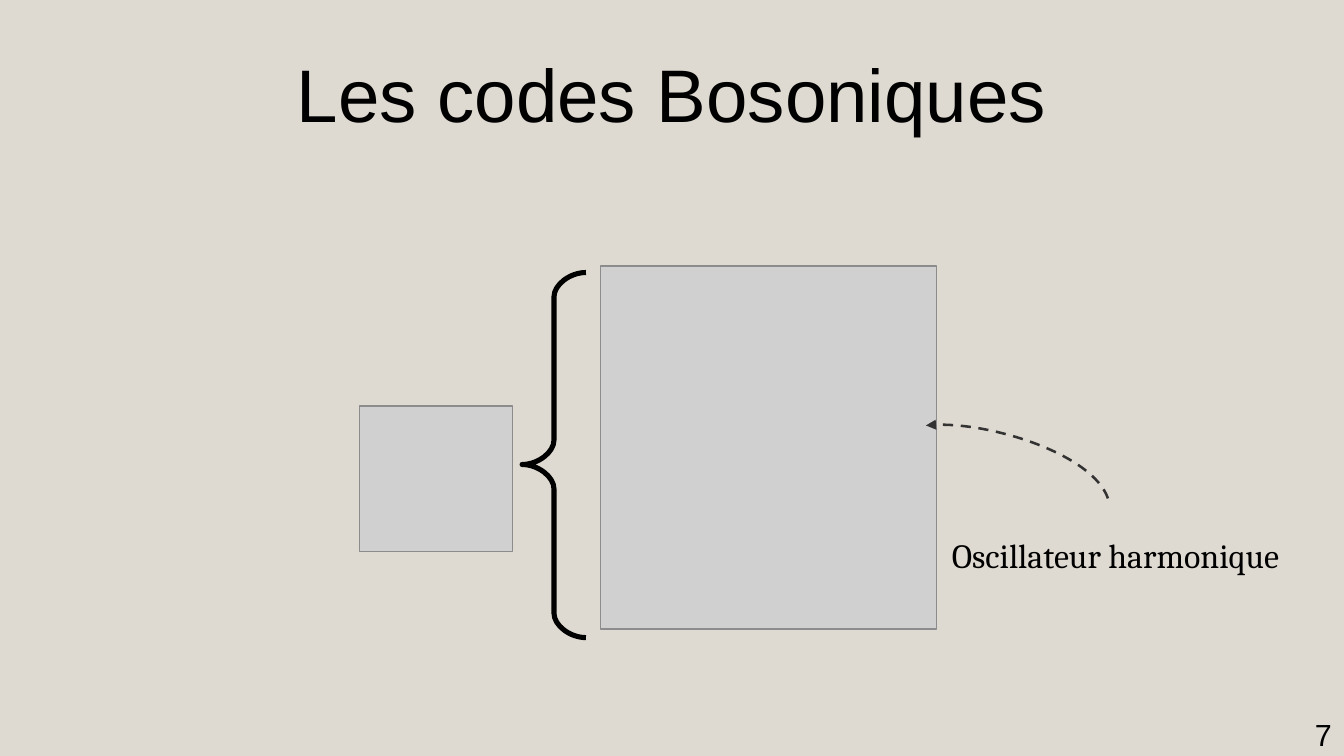
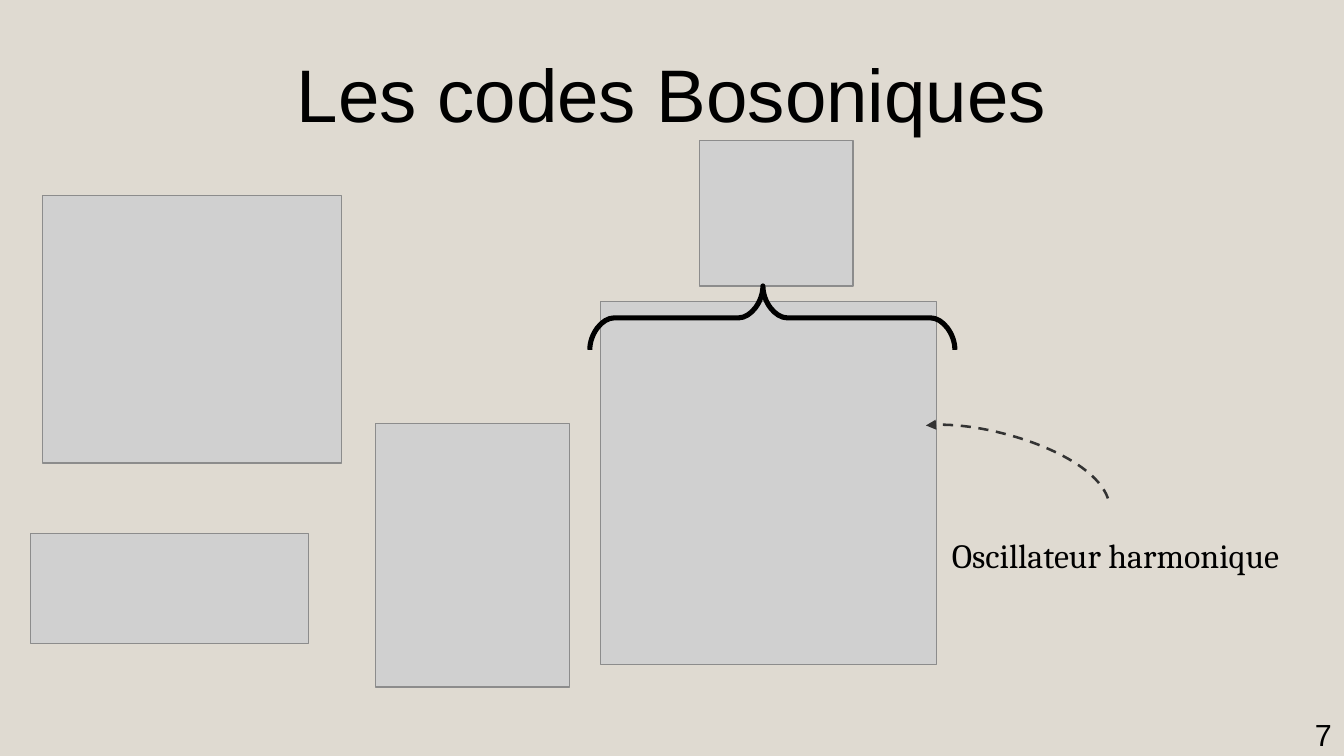
Before and after one commit to AmdaU/presentations, a slide deck: slide 7 of Seminaire/Seminaire.odp. Drawn at 1344x756 pixels with LibreOffice and Linux fonts; fonts in the diff are those of the drawing; grey boxes stand for pictures. Boxes give left, top, right and bottom in pixels: in the first picture for what was removed or moved away, otherwise in the second. Text is boxed around its words. In the diff, an @@ line names an element or a change of style, - is before the commit and + after.

```diff
--- a/Seminaire/Seminaire.odp
+++ b/Seminaire/Seminaire.odp
@@ picture added at box(700, 140, 854, 285) @@
@@ picture added at box(43, 195, 341, 462) @@
@@ freeform shape removed at box(522, 273, 585, 638) @@
@@ freeform shape added at box(590, 286, 954, 349), outline #000000 3 pt @@
@@ picture: place and size @@
-picture at box(601, 266, 938, 629)
+picture at box(601, 301, 938, 665)
@@ picture: place and size @@
-picture at box(360, 406, 513, 551)
+picture at box(376, 424, 570, 688)
@@ picture added at box(30, 534, 309, 644) @@
```
Also in this commit, not shown: 1 other slide changed, 1 other file.
